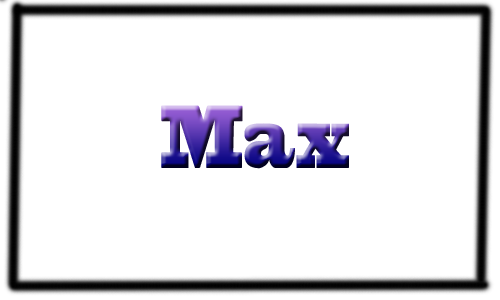
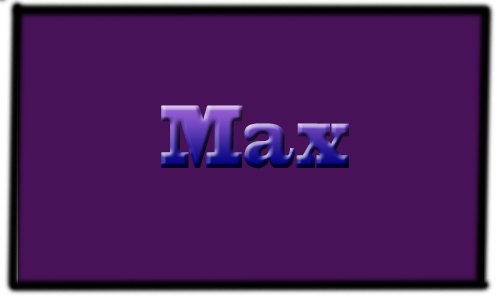
Comparing the layer stacks of the two 500x300 images. Changes:
added layer "Layer 2" over [18,9,484,286]
